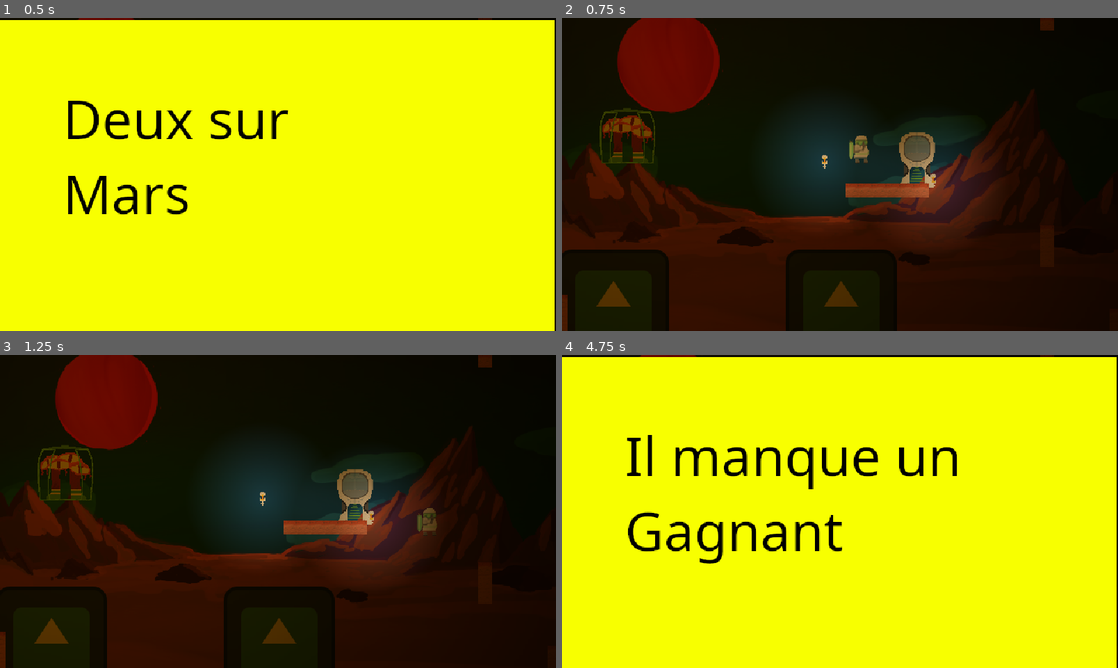
Above: before the commit, frames 1-4 (two rows, left to right).
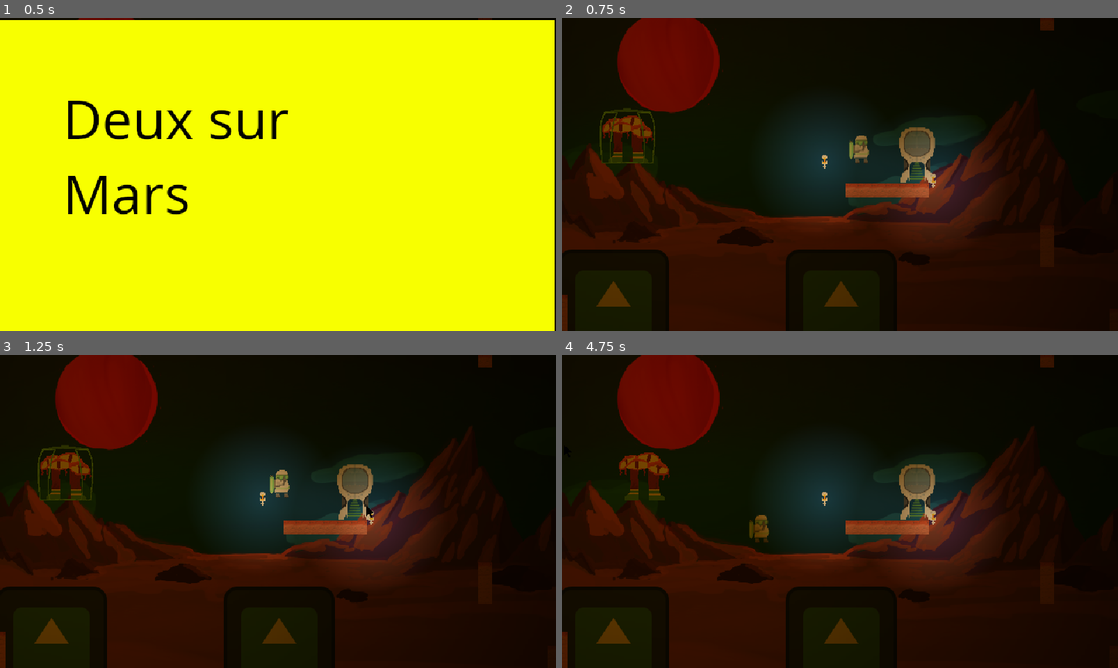
Above: after the commit, the same moments.

Repository: LeResteDuMonde/GameJamPSU
Game: Godot game, scene res://scene/Main.tscn
Two runs of this game, one before a commit and one after it. Both use one fixed random seed, a clock stepped at 60 frames per second and the inputs below. The engine's default icon, where the game draws it, is replaced by a stand-in: a white triangle on a blue panel in a dark square.
Inputs (mouse positions are in pixels of both pictures, inside the frame that each line leads up to):
- Up to frame 1 (0.5 s): no input
- Up to frame 2 (0.75 s): tap Enter at 0.5 s; move the mouse to (962, 158) at 0.52 s; hold D (right) from 0.53 s (still down); click (962, 158) at 0.6 s
- Up to frame 3 (1.25 s): keep holding D (right); tap Space (jump) at 0.77 s
- Up to frame 4 (4.75 s): move the mouse to (728, 527) at 1.27 s; click (728, 527) at 1.35 s; tap Space (jump) at 1.52, 3.02, 3.5, 3.77, 4.52 s; move the mouse to (895, 442) at 2.02 s; release D (right) at 2.03 s; hold A (left) 2.03-2.78 s; click (895, 442) at 2.1 s; move the mouse to (812, 574) at 2.77 s; hold D (right) 2.78-4.28 s; click (812, 574) at 2.85 s; move the mouse to (1006, 558) at 3.52 s; click (1006, 558) at 3.6 s; tap Enter at 4.25 s; move the mouse to (673, 464) at 4.27 s; hold A (left) from 4.28 s (still down); click (673, 464) at 4.35 s

Frame 1 is identical in both runs. In frame 2, 0.5% of the frame differs, in the area x 60-68%, y 34-55%; in frame 3, 0.9%; in frame 4, 98%, in the area x 0-100%, y 0-100%.

Commit message:
starship scene reforctring

Diff:
--- a/scene/StarShip.tscn
+++ b/scene/StarShip.tscn
@@ -6,14 +6,12 @@
 [sub_resource type="RectangleShape2D" id="RectangleShape2D_s51xt"]
 size = Vector2(18, 27)
 
-[node name="StarShip" type="Node2D"]
+[node name="StarShip" type="RigidBody2D"]
+script = ExtResource("2_oj7pe")
 
 [node name="Sprite2D" type="Sprite2D" parent="."]
 texture = ExtResource("1_kyx64")
 
-[node name="Area2D" type="Area2D" parent="."]
-script = ExtResource("2_oj7pe")
-
-[node name="CollisionShape2D" type="CollisionShape2D" parent="Area2D"]
+[node name="CollisionShape2D" type="CollisionShape2D" parent="."]
 position = Vector2(0, 19.5)
 shape = SubResource("RectangleShape2D_s51xt")
